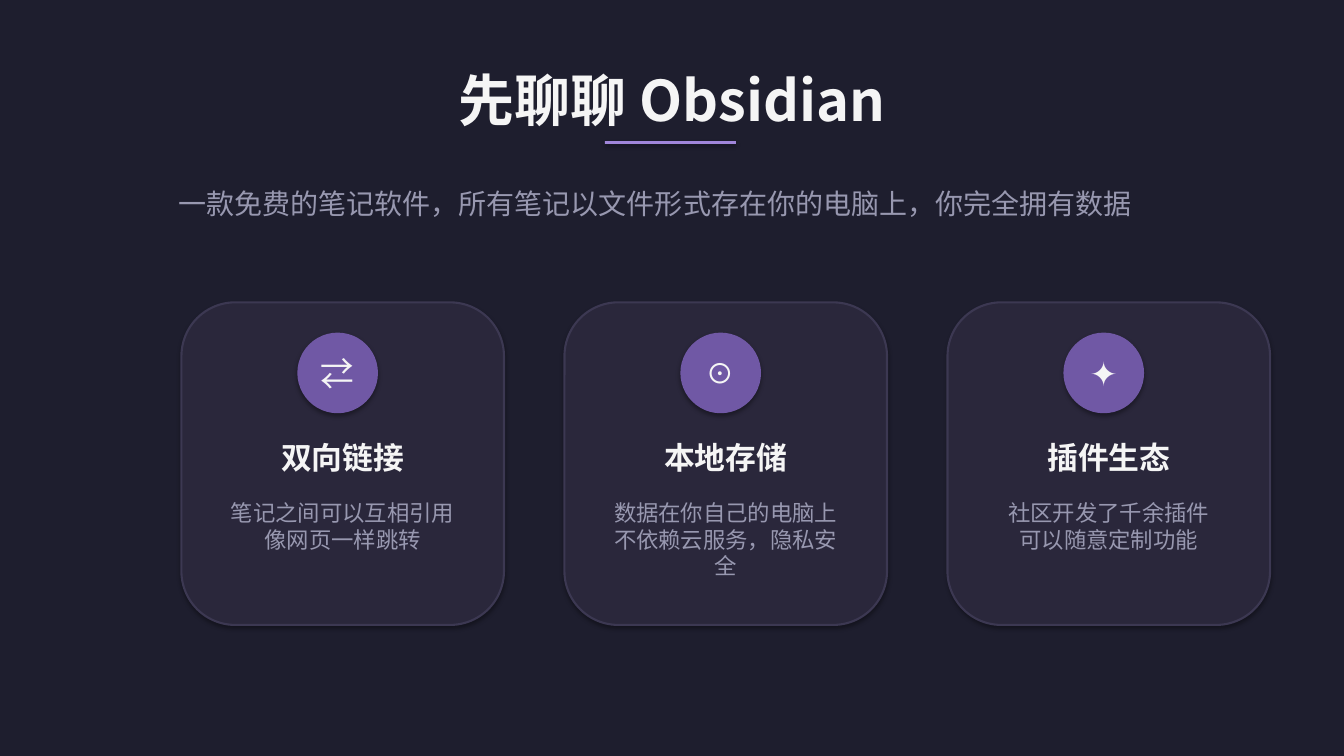
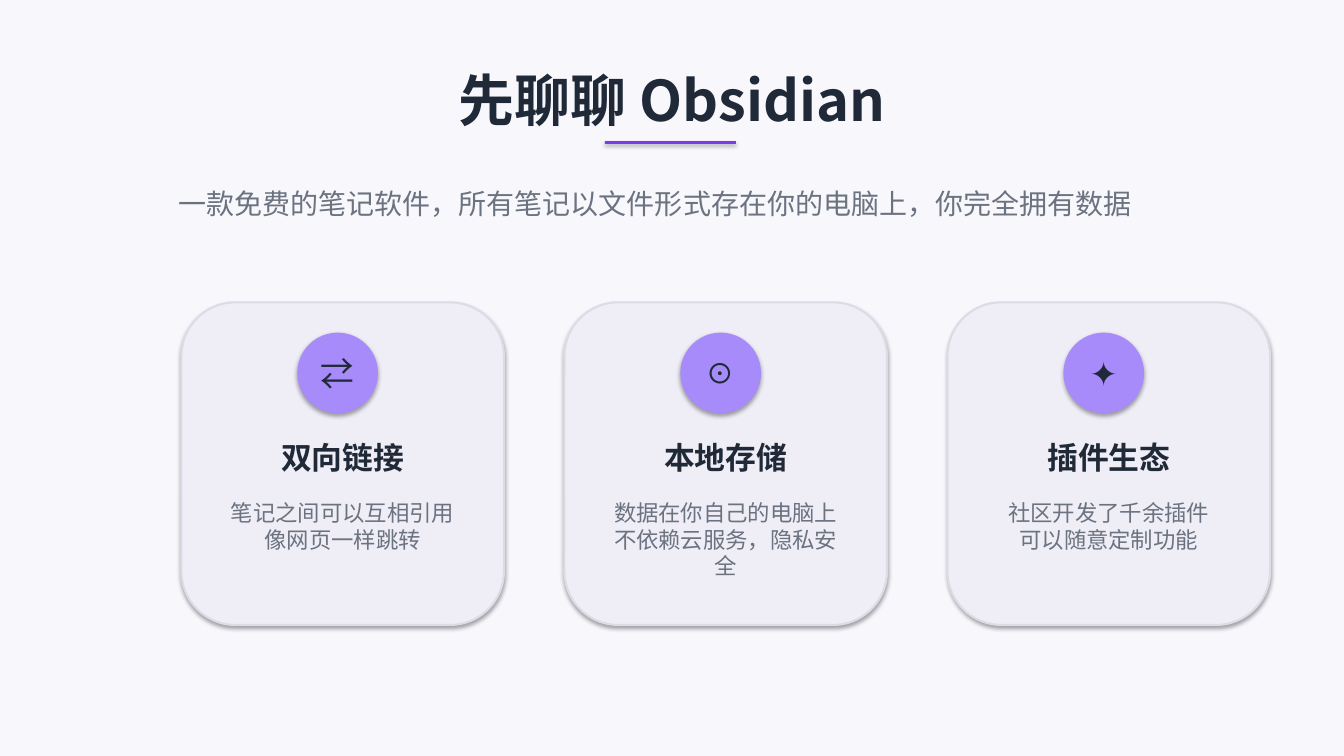
Before and after one commit to graceruowenwang/obsidian-second-brain, a slide deck: slide 2 of site/SecondBrain-Bilibili.pptx. Drawn at 1344x756 pixels with LibreOffice and Linux fonts; fonts in the diff are those of the drawing. Boxes give left, top, right and bottom in pixels: in the first picture for what was removed or moved away, otherwise in the second. Text is boxed around its words. In the diff, an @@ line names an element or a change of style, - is before the commit and + after.

Commit message:
feat: PPT 改为浅色主题，新增健康检查和生态插件页，重写分镜脚本
PPT 主题从暗色 Obsidian 风格切换为浅色背景+紫色点缀，新增知识健康度检查
和配套插件推荐两个幻灯片。分镜脚本全面重写为更自然口语化的旁白风格。

```diff
--- a/site/SecondBrain-Bilibili.pptx
+++ b/site/SecondBrain-Bilibili.pptx
@@ background #1E1E2E to #F8F7FC @@
@@ rectangle at (605, 141, 736, 144): fill #A086DA to #7C3AED @@
@@ fill #2A273B to #EFEDF6; outline #3C3852 1.5 pt to #DDDBE5 1.5 pt in 3 elements at (181, 302, 504, 625), (565, 302, 887, 625), (948, 302, 1270, 625) @@
@@ text colour #F5F5F5 to #1F2937; fill #7058A5 to #A78BFA in 3 elements at (297, 333, 378, 413), (681, 333, 761, 413), (1064, 333, 1144, 413) @@
@@ text colour #F5F5F5 to #1F2937 in 4 elements at (459, 73, 884, 126), (281, 443, 404, 472), (664, 443, 787, 472), (1047, 442, 1170, 472) @@
@@ text colour #9898B0 to #6B7280 in 4 elements at (178, 190, 1132, 217), (231, 502, 454, 550), (614, 502, 837, 575), (1008, 502, 1209, 550) @@
```
Also in this commit, not shown: 15 other slides changed, 2 slides added, 3 other files.
